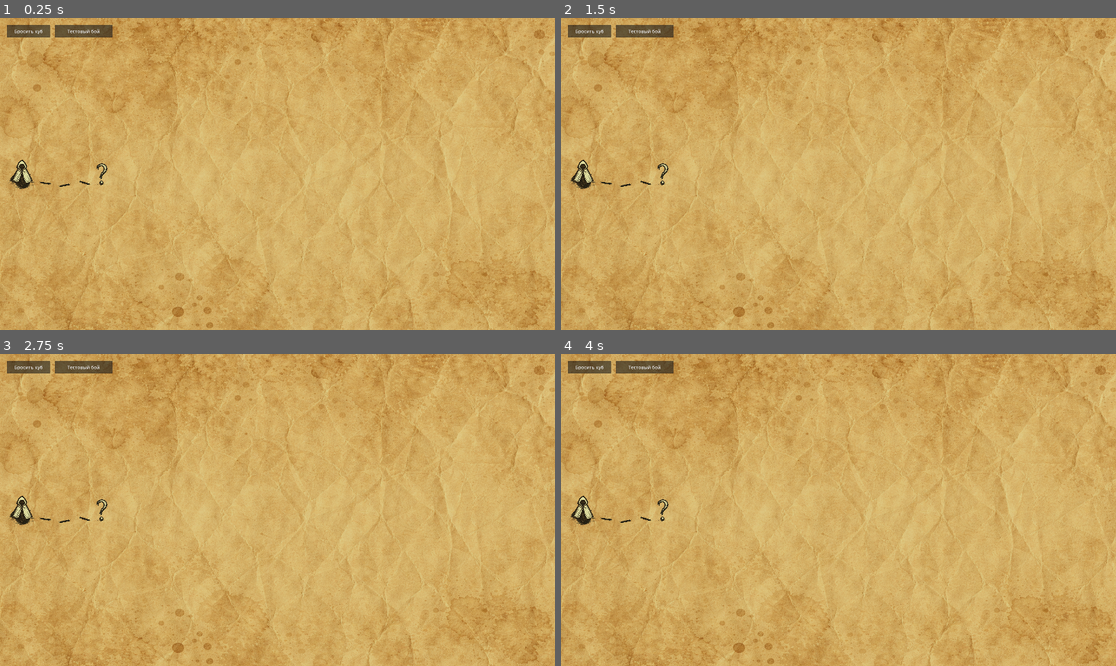
Above: before the commit, frames 1-4 (two rows, left to right).
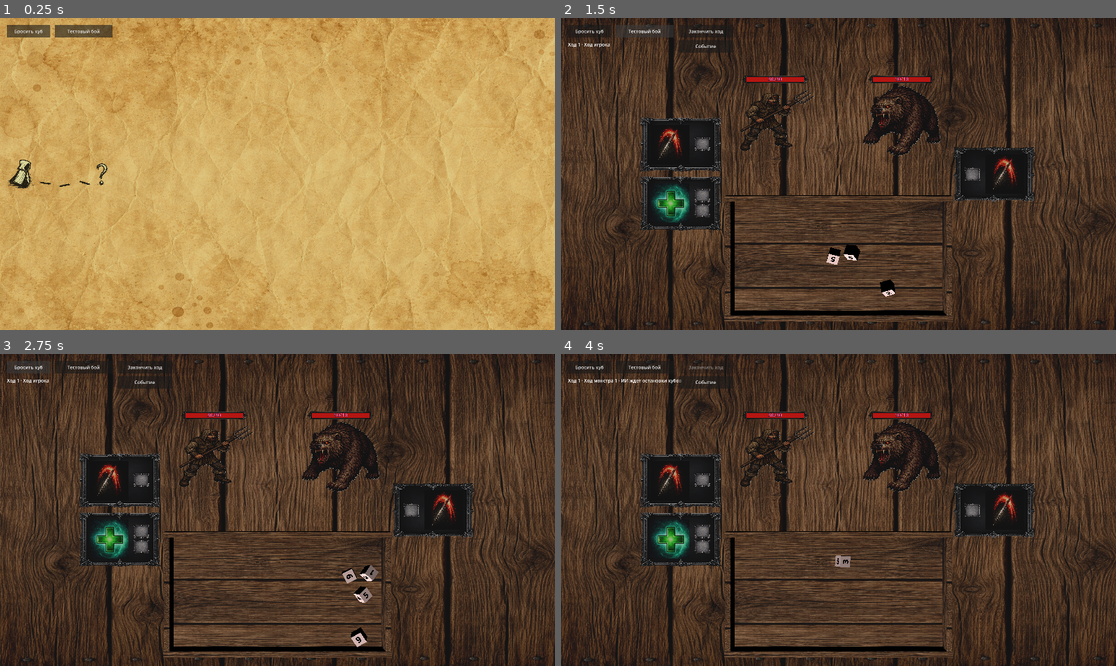
Above: after the commit, the same moments.

Repository: olegbogai-web/dicegame
Game: Godot game, scene res://scenes/global_map_room.tscn
The game is run twice, just before and just after one commit, with the same random seed, the same clock (stepped at 60 frames per second) and the same inputs.
Inputs (mouse positions are in pixels of both pictures, inside the frame that each line leads up to):
- Up to frame 1 (0.25 s): no input
- Up to frame 2 (1.5 s): click "Бросить куб" at 0.5 s; click "Тестовый бой" at 1.25 s
- Up to frame 3 (2.75 s): click "Бросить куб" at 2 s
- Up to frame 4 (4 s): click "Тестовый бой" at 2.75 s; click (705, 366) at 3.5 s, where only the run after the commit has a clickable "Закончить ход"

The runs differ from the first frame. In frame 1, 0.2% of the frame differs, in the area x 1-7%, y 45-55%; in frame 2, 100%; in frame 3, 100%; in frame 4, 100%, in the area x 0-100%, y 0-100%.
Error after the commit: Parse Error: Invalid argument for "configure()" function: argument 3 should be "Array[MeshInstance3D]" but is "Array[Node3D]". (res://content/global_map/runtim…

Commit message:
Add dynamic dashed paths for spawned global map markers

Diff:
--- a/content/global_map/presentation/global_map_marker_presenter.gd
+++ b/content/global_map/presentation/global_map_marker_presenter.gd
@@ -85,6 +85,18 @@
 	return {}
 
 
+func get_visible_marker_positions(include_unavailable: bool = false) -> Array[Vector3]:
+	var positions: Array[Vector3] = []
+	for marker_data in _markers:
+		if not include_unavailable and bool(marker_data.get("unavailable", false)):
+			continue
+		var marker_node := marker_data.get("node") as Node3D
+		if marker_node == null or not is_instance_valid(marker_node) or not marker_node.visible:
+			continue
+		positions.append(marker_node.global_position)
+	return positions
+
+
 func mark_all_markers_unavailable() -> void:
 	for marker_data in _markers:
 		var marker_node := marker_data.get("node") as MeshInstance3D
--- /dev/null
+++ b/content/global_map/presentation/global_map_path_presenter.gd
@@ -0,0 +1,223 @@
+extends RefCounted
+class_name GlobalMapPathPresenter
+
+const PATH_Y := 0.005
+const POSITION_JITTER := 0.1
+const ROTATION_JITTER_DEGREES := 10.0
+const DASH_SPACING := 0.65
+const MARKER_CLEARANCE := 0.7
+const DEFAULT_ATTEMPTS_PER_PATH := 24
+
+var _owner: Node3D
+var _background: MeshInstance3D
+var _dash_templates: Array[MeshInstance3D] = []
+var _dynamic_dashes: Array[MeshInstance3D] = []
+var _accepted_segments: Array[Dictionary] = []
+var _rng := RandomNumberGenerator.new()
+
+
+func _init() -> void:
+	_rng.randomize()
+
+
+func configure(owner: Node3D, background: MeshInstance3D, dash_templates: Array[MeshInstance3D]) -> void:
+	_owner = owner
+	_background = background
+	_dash_templates.clear()
+	for template in dash_templates:
+		if template == null:
+			continue
+		_dash_templates.append(template)
+
+
+func clear_dynamic_paths() -> void:
+	for dash in _dynamic_dashes:
+		if dash != null and is_instance_valid(dash):
+			dash.queue_free()
+	_dynamic_dashes.clear()
+	_accepted_segments.clear()
+
+
+func rebuild_paths(start_position: Vector3, target_positions: Array[Vector3], blocked_points: Array[Vector3]) -> void:
+	clear_dynamic_paths()
+	if _owner == null or _background == null or _dash_templates.is_empty() or target_positions.is_empty():
+		return
+	var bounds := _resolve_background_bounds()
+	if bounds.is_empty():
+		return
+
+	for index in range(target_positions.size()):
+		var target := target_positions[index]
+		var path_points := _build_path_points(start_position, target, index, blocked_points, bounds)
+		if path_points.is_empty():
+			continue
+		for segment_index in range(path_points.size() - 1):
+			_accepted_segments.append({
+				"from": path_points[segment_index],
+				"to": path_points[segment_index + 1],
+			})
+		_spawn_dashes_for_path(path_points)
+
+
+func _build_path_points(
+	start_position: Vector3,
+	target_position: Vector3,
+	path_index: int,
+	blocked_points: Array[Vector3],
+	bounds: Dictionary
+) -> Array[Vector3]:
+	var start_xz := Vector2(start_position.x, start_position.z)
+	var target_xz := Vector2(target_position.x, target_position.z)
+	if start_xz.distance_to(target_xz) < DASH_SPACING:
+		return []
+
+	var direction := (target_xz - start_xz).normalized()
+	if direction.length() <= 0.001:
+		return []
+	var normal := Vector2(-direction.y, direction.x)
+	var travel_distance := start_xz.distance_to(target_xz)
+
+	for _attempt in DEFAULT_ATTEMPTS_PER_PATH:
+		var side_sign := 1.0 if (path_index % 2) == 0 else -1.0
+		if _rng.randf() < 0.45:
+			side_sign *= -1.0
+		var amplitude := clampf(travel_distance * 0.16, 0.45, 1.1)
+		amplitude += 0.12 * float(path_index)
+		amplitude += _rng.randf_range(-0.1, 0.1)
+
+		var first_anchor_xz := start_xz + direction * (travel_distance * 0.34) + normal * (amplitude * side_sign)
+		var second_anchor_xz := start_xz + direction * (travel_distance * 0.68) - normal * (amplitude * side_sign * _rng.randf_range(0.55, 0.85))
+		var points := [
+			Vector3(start_xz.x, PATH_Y, start_xz.y),
+			Vector3(first_anchor_xz.x, PATH_Y, first_anchor_xz.y),
+			Vector3(second_anchor_xz.x, PATH_Y, second_anchor_xz.y),
+			Vector3(target_xz.x, PATH_Y, target_xz.y),
+		]
+
+		if not _is_inside_bounds(points, bounds):
+			continue
+		if _segments_hit_blocked_points(points, blocked_points, target_position):
+			continue
+		if _segments_intersect_existing_paths(points):
+			continue
+		return points
+	return []
+
+
+func _spawn_dashes_for_path(path_points: Array[Vector3]) -> void:
+	if path_points.size() < 2:
+		return
+	for segment_index in range(path_points.size() - 1):
+		var from := path_points[segment_index]
+		var to := path_points[segment_index + 1]
+		var segment_length := from.distance_to(to)
+		if segment_length <= 0.001:
+			continue
+		var pieces := max(1, int(floor(segment_length / DASH_SPACING)))
+		for piece_index in range(pieces):
+			var t := (float(piece_index) + 0.5) / float(pieces)
+			var point := from.lerp(to, t)
+			var look_target := to
+			if piece_index < pieces - 1:
+				look_target = from.lerp(to, (float(piece_index) + 1.0) / float(pieces))
+			var dash := _create_dash_instance()
+			if dash == null:
+				continue
+			_owner.add_child(dash)
+			var jitter_x := _rng.randf_range(-POSITION_JITTER, POSITION_JITTER)
+			var jitter_z := _rng.randf_range(-POSITION_JITTER, POSITION_JITTER)
+			dash.global_position = Vector3(point.x + jitter_x, PATH_Y, point.z + jitter_z)
+			var direction := Vector2(look_target.x - point.x, look_target.z - point.z)
+			var angle := atan2(direction.x, direction.y)
+			angle += deg_to_rad(_rng.randf_range(-ROTATION_JITTER_DEGREES, ROTATION_JITTER_DEGREES))
+			dash.rotation = Vector3(0.0, angle, 0.0)
+			_dynamic_dashes.append(dash)
+
+
+func _create_dash_instance() -> MeshInstance3D:
+	if _dash_templates.is_empty():
+		return null
+	var template := _dash_templates[_rng.randi_range(0, _dash_templates.size() - 1)]
+	if template == null:
+		return null
+	var dash := MeshInstance3D.new()
+	dash.mesh = template.mesh
+	dash.material_override = template.material_override
+	dash.cast_shadow = template.cast_shadow
+	dash.layers = template.layers
+	dash.scale = template.scale
+	dash.visible = true
+	return dash
+
+
+func _resolve_background_bounds() -> Dictionary:
+	if _background == null or _background.mesh == null:
+		return {}
+	var local_aabb := _background.mesh.get_aabb()
+	var half_size_x := local_aabb.size.x * 0.5 * absf(_background.scale.x)
+	var half_size_z := local_aabb.size.z * 0.5 * absf(_background.scale.z)
+	var center := _background.global_position
+	return {
+		"min_x": center.x - half_size_x,
+		"max_x": center.x + half_size_x,
+		"min_z": center.z - half_size_z,
+		"max_z": center.z + half_size_z,
+	}
+
+
+func _is_inside_bounds(points: Array, bounds: Dictionary) -> bool:
+	for point in points:
+		if not point is Vector3:
+			return false
+		var value := point as Vector3
+		if value.x < bounds["min_x"] or value.x > bounds["max_x"]:
+			return false
+		if value.z < bounds["min_z"] or value.z > bounds["max_z"]:
+			return false
+	return true
+
+
+func _segments_hit_blocked_points(path_points: Array[Vector3], blocked_points: Array[Vector3], target_position: Vector3) -> bool:
+	for segment_index in range(path_points.size() - 1):
+		var from := Vector2(path_points[segment_index].x, path_points[segment_index].z)
+		var to := Vector2(path_points[segment_index + 1].x, path_points[segment_index + 1].z)
+		for blocked in blocked_points:
+			if blocked.distance_to(target_position) < 0.05:
+				continue
+			var blocked_xz := Vector2(blocked.x, blocked.z)
+			if _distance_point_to_segment(blocked_xz, from, to) < MARKER_CLEARANCE:
+				return true
+	return false
+
+
+func _segments_intersect_existing_paths(path_points: Array[Vector3]) -> bool:
+	for segment_index in range(path_points.size() - 1):
+		var from := Vector2(path_points[segment_index].x, path_points[segment_index].z)
+		var to := Vector2(path_points[segment_index + 1].x, path_points[segment_index + 1].z)
+		for existing in _accepted_segments:
+			var existing_from := existing.get("from", Vector3.ZERO) as Vector3
+			var existing_to := existing.get("to", Vector3.ZERO) as Vector3
+			var existing_from_xz := Vector2(existing_from.x, existing_from.z)
+			var existing_to_xz := Vector2(existing_to.x, existing_to.z)
+			if _segments_share_endpoint(from, to, existing_from_xz, existing_to_xz):
+				continue
+			if Geometry2D.segment_intersects_segment(from, to, existing_from_xz, existing_to_xz) != null:
+				return true
+	return false
+
+
+func _segments_share_endpoint(a_from: Vector2, a_to: Vector2, b_from: Vector2, b_to: Vector2) -> bool:
+	return a_from.distance_to(b_from) < 0.03 \
+		or a_from.distance_to(b_to) < 0.03 \
+		or a_to.distance_to(b_from) < 0.03 \
+		or a_to.distance_to(b_to) < 0.03
+
+
+func _distance_point_to_segment(point: Vector2, from: Vector2, to: Vector2) -> float:
+	var segment := to - from
+	var segment_length_sq := segment.length_squared()
+	if segment_length_sq <= 0.000001:
+		return point.distance_to(from)
+	var t := clampf((point - from).dot(segment) / segment_length_sq, 0.0, 1.0)
+	var projection := from + segment * t
+	return point.distance_to(projection)
--- a/content/global_map/runtime/global_map_flow_orchestrator.gd
+++ b/content/global_map/runtime/global_map_flow_orchestrator.gd
@@ -6,6 +6,7 @@
 const GlobalMapEventIconPresenter = preload("res://content/global_map/presentation/global_map_event_icon_presenter.gd")
 const GlobalMapMarkerPresenter = preload("res://content/global_map/presentation/global_map_marker_presenter.gd")
 const GlobalMapMarkerSpawnService = preload("res://content/global_map/runtime/global_map_marker_spawn_service.gd")
+const GlobalMapPathPresenter = preload("res://content/global_map/presentation/global_map_path_presenter.gd")
 const GlobalMapMarkerRoomLinkResolver = preload("res://content/global_map/routing/global_map_marker_room_link_resolver.gd")
 const GlobalMapRuntimeState = preload("res://content/global_map/runtime/global_map_runtime_state.gd")
 const Player = preload("res://content/entities/player.gd")
@@ -36,6 +37,7 @@
 var _event_presenter := GlobalMapEventIconPresenter.new()
 var _marker_presenter := GlobalMapMarkerPresenter.new()
 var _marker_spawn_service := GlobalMapMarkerSpawnService.new()
+var _path_presenter := GlobalMapPathPresenter.new()
 var _marker_link_resolver := GlobalMapMarkerRoomLinkResolver.new()
 var _state := GlobalMapRuntimeState.new()
 var _path_points: Array[Vector3] = []
@@ -68,6 +70,7 @@
 	_fade_presenter.configure(owner)
 	_event_presenter.configure(event_icon)
 	_marker_presenter.configure(owner, event_icon, camera)
+	_path_presenter.configure(owner, background, _road_nodes)
 	_ensure_event_unavailable_mark()
 	_build_start_path_points()
 	_restore_persisted_state()
@@ -205,8 +208,10 @@
 			if marker_data is Dictionary:
 				marker_specs.append(marker_data)
 		_marker_presenter.show_markers(marker_specs)
+		_rebuild_paths_to_available_markers()
 	else:
 		_marker_presenter.clear_dynamic_markers()
+		_path_presenter.clear_dynamic_paths()
 	var saved_event_reached = snapshot.get("event_reached", false)
 	_state.event_reached = bool(saved_event_reached)
 	_set_event_unavailable(_state.event_reached)
@@ -314,6 +319,18 @@
 		marker_data["visible"] = true
 		marker_specs.append(marker_data)
 	_marker_presenter.show_markers(marker_specs, false)
+	_rebuild_paths_to_available_markers()
+
+
+func _rebuild_paths_to_available_markers() -> void:
+	var available_markers := _marker_presenter.get_visible_marker_positions(false)
+	if available_markers.is_empty():
+		_path_presenter.clear_dynamic_paths()
+		return
+	var blocked_points := _marker_presenter.get_visible_marker_positions(true)
+	if _state.event_reached and _event_icon != null:
+		blocked_points.append(_event_icon.global_position)
+	_path_presenter.rebuild_paths(_hero_movement.get_ground_position(), available_markers, blocked_points)
 
 
 func _build_global_map_throw_request(definition: DiceDefinition) -> DiceThrowRequest:
